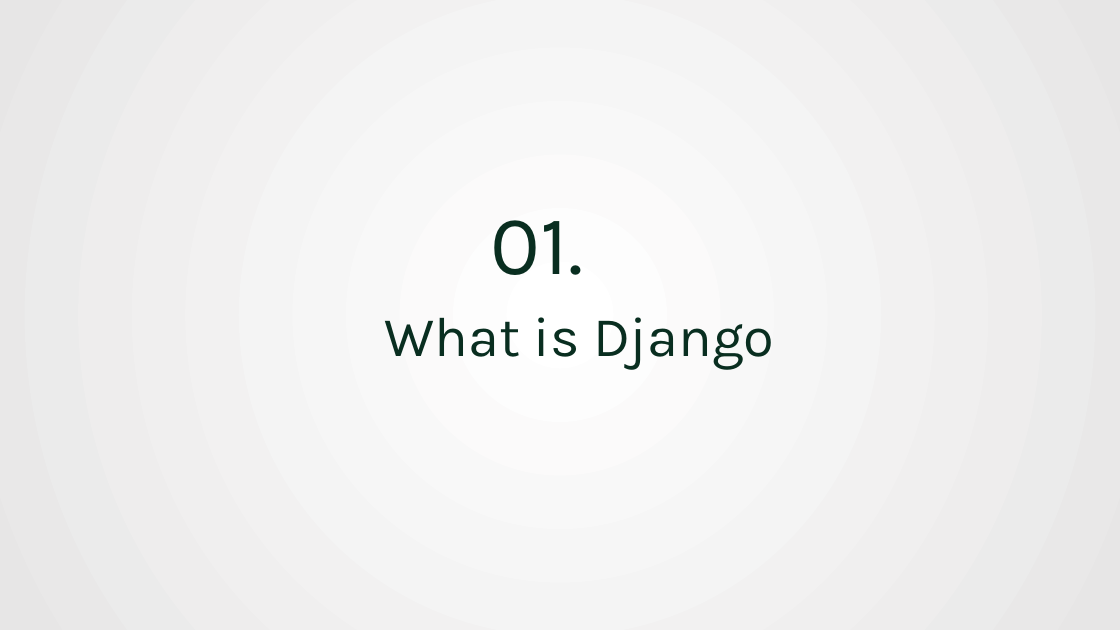
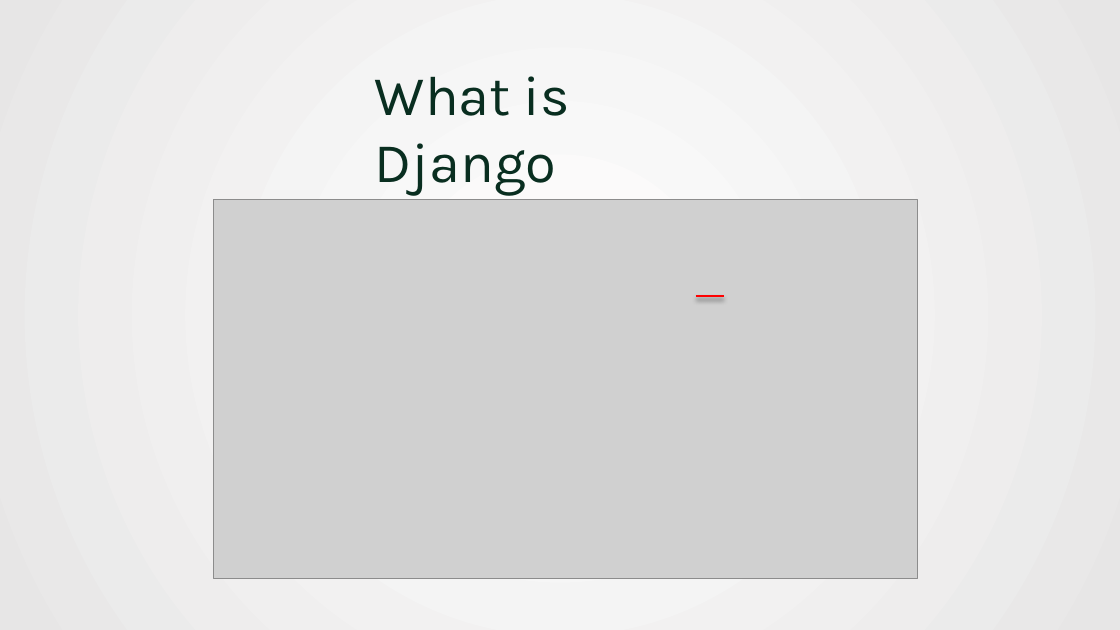
Before and after one commit to yao1222/bmi_app, a slide deck: slide 3 of Django.pptx. Drawn at 1120x630 pixels with LibreOffice and Linux fonts; fonts in the diff are those of the drawing; grey boxes stand for pictures. Boxes give left, top, right and bottom in pixels: in the first picture for what was removed or moved away, otherwise in the second. Text is boxed around its words. In the diff, an @@ line names an element or a change of style, - is before the commit and + after.

```diff
--- a/Django.pptx
+++ b/Django.pptx
@@ text "What is Django" rewrapped from bbox=[385, 317, 774, 370] to bbox=[375, 76, 570, 196] @@
@@ picture added at bbox=[213, 200, 918, 579] @@
@@ text removed at bbox=[491, 220, 583, 275] @@
-01.
@@ line added from (697, 296) to (724, 296), #FF0000 2.25 pt @@
```
Also in this commit, not shown: 8 other slides changed, 12 slides added, 6 slides removed.
